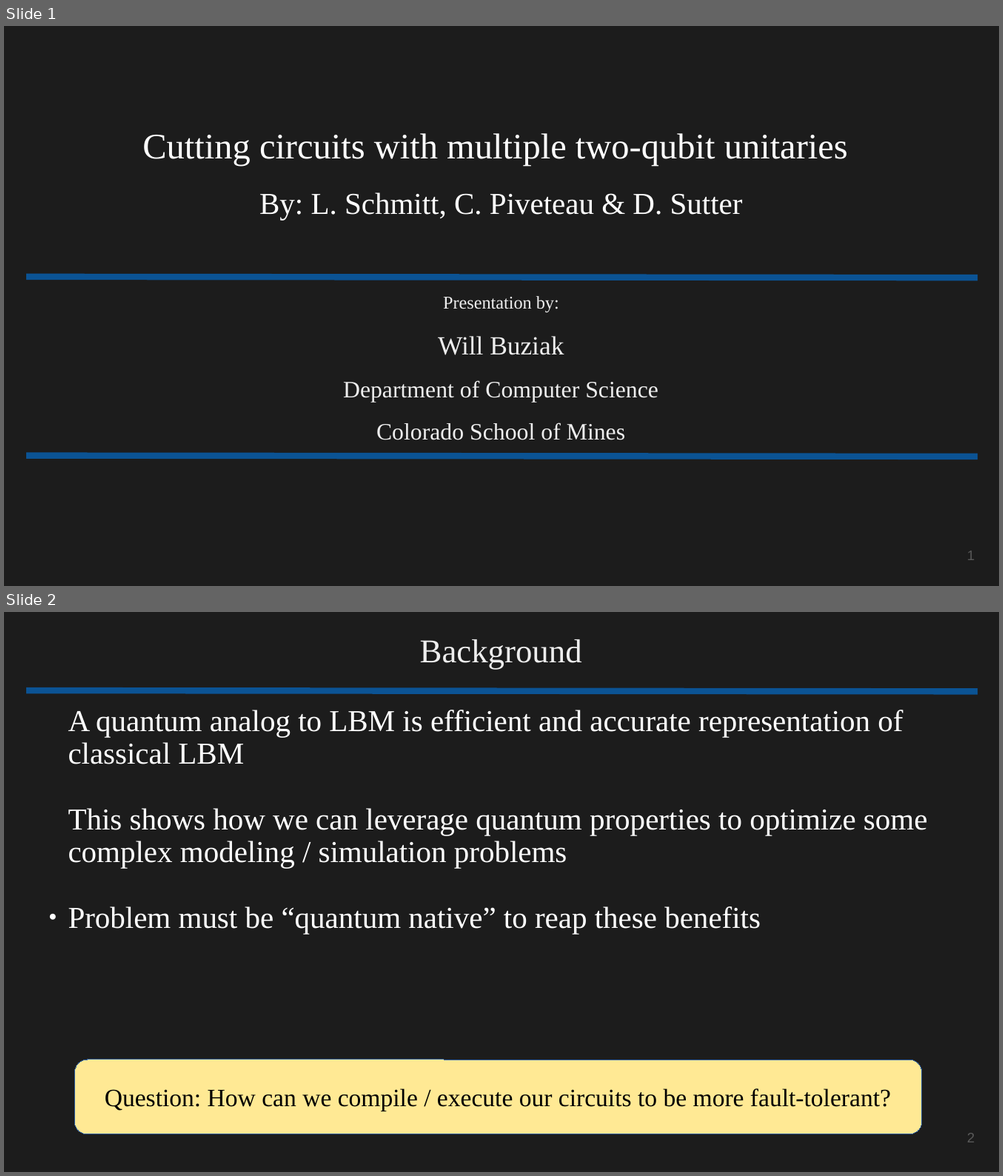
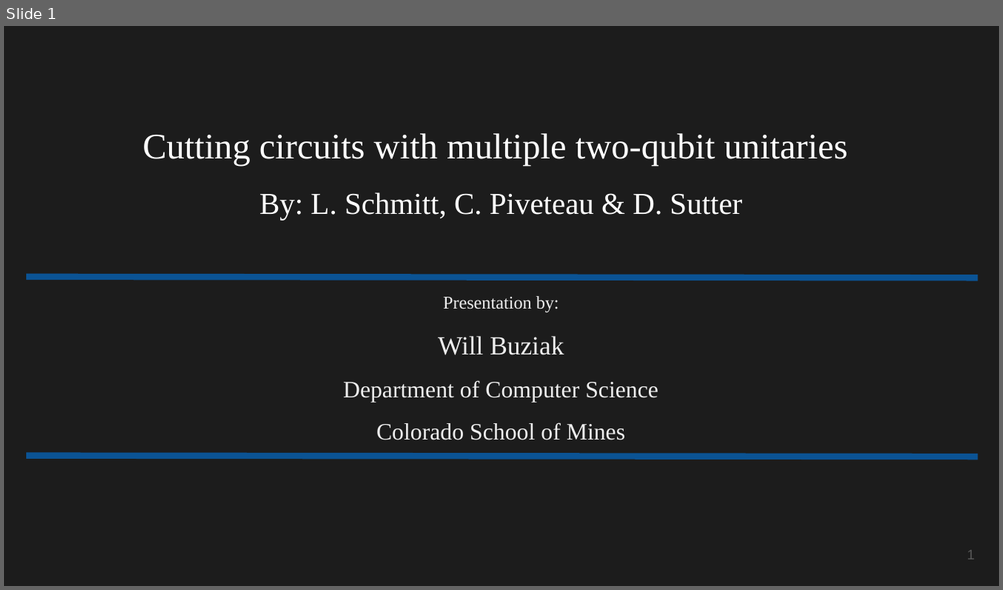
Before and after one commit to wbuziak/grad-research, a slide deck: resources/presentations/Cutting_circuits_with_multiple_two_qubit_unitaries.pptx. Shown one above the other, each under a label of ours: slides 1 and 2 before the commit, slide 1 after it. The pictures are 1003x1176 and 1003x590 pixels, drawn with LibreOffice and Linux fonts; fonts in the diff are those of the drawing. Boxes give left, top, right and bottom in pixels: in the first picture for what was removed or moved away, otherwise in the second. Text is boxed around its words. In the diff, an @@ line names an element or a change of style, - is before the commit and + after.

```diff
--- a/resources/presentations/Cutting_circuits_with_multiple_two_qubit_unitaries.pptx
+++ b/resources/presentations/Cutting_circuits_with_multiple_two_qubit_unitaries.pptx
@@ slide 2 removed at (x1=4, y1=612, x2=999, y2=1172), background #1C1C1C @@
@@ title removed at (x1=420, y1=639, x2=582, y2=670) @@
-Background
@@ line removed from (26, 690) to (978, 692) @@
@@ text removed at (x1=68, y1=710, x2=928, y2=934) @@
-A quantum analog to LBM is efficient and accurate representation of classical LBM
-This shows how we can leverage quantum properties to optimize some complex modeling / simulation problems
-● Problem must be “quantum native” to reap these benefits
@@ rounded rectangle removed at (x1=74, y1=1060, x2=921, y2=1134) @@
-Question: How can we compile / execute our circuits to be more fault-tolerant?
@@ page number removed at (x1=967, y1=1133, x2=974, y2=1143) @@
-2
```
Also in this commit, not shown: 3 slides changed, 8 slides added, 3 other slides removed.
